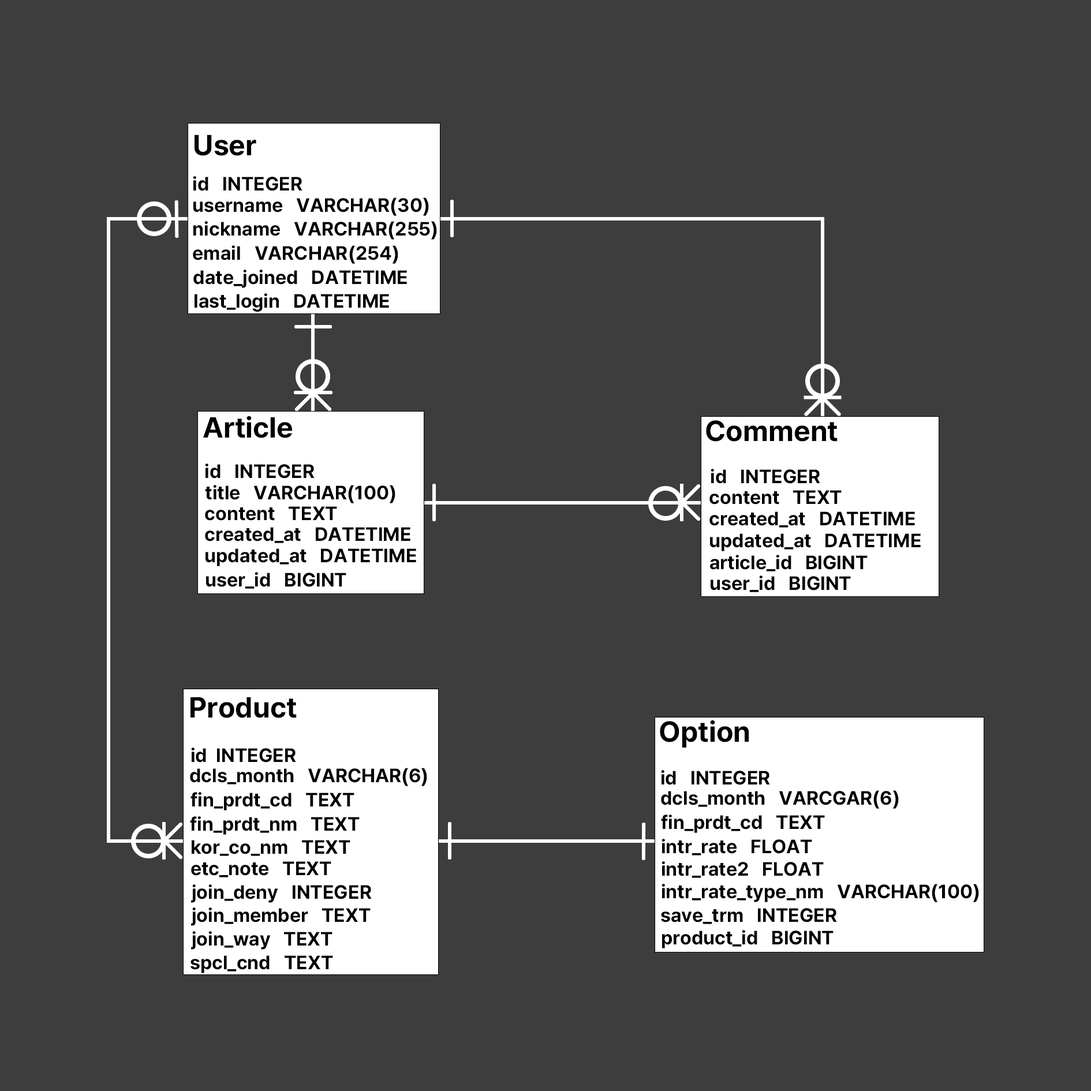
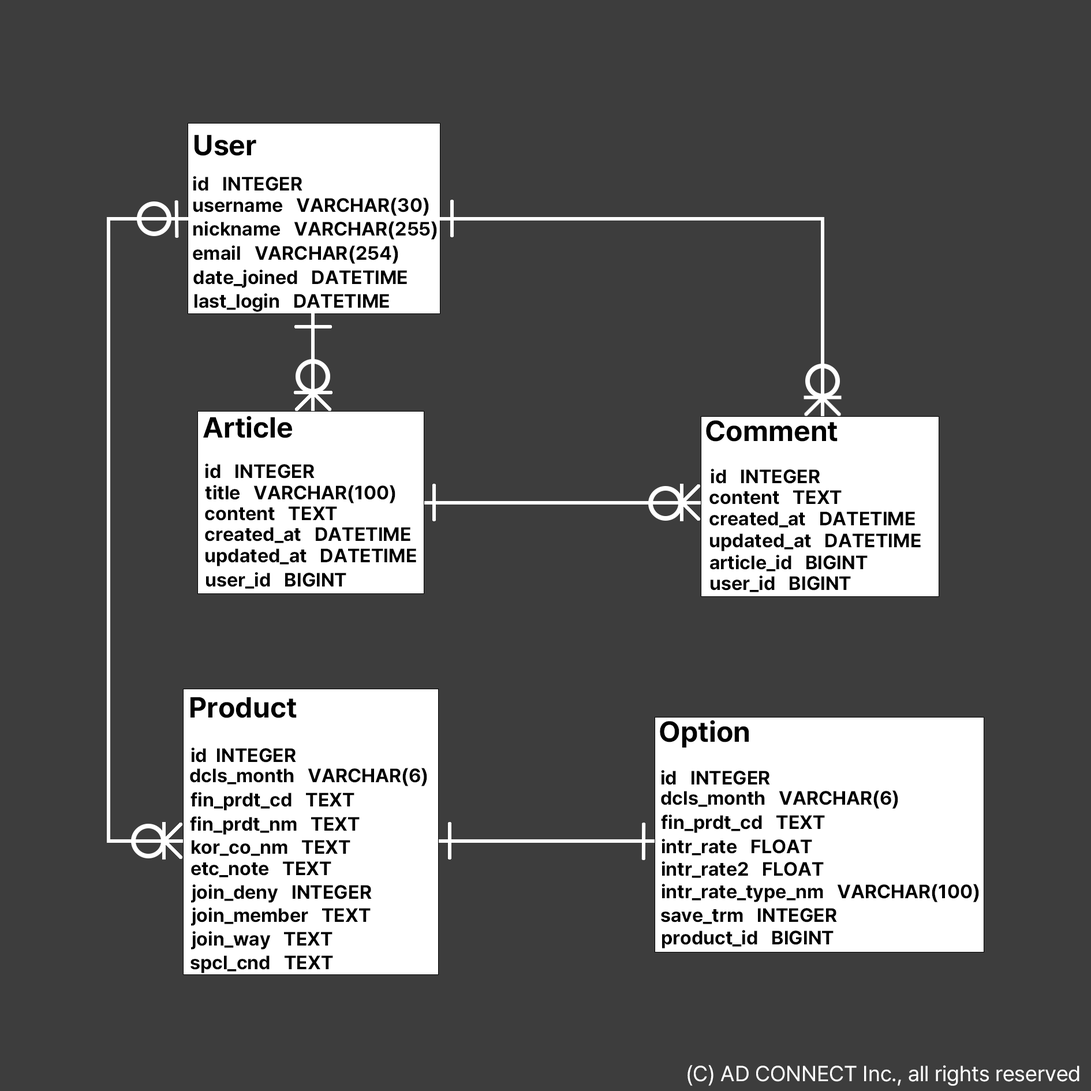
The second 1091x1091 image is a revision of the first. Changes to its layers:
added layer "(C) AD CONNECT Inc., all rights reserved" above "Article" over [687, 1065, 1080, 1087]
renamed "dcls_month VARCGAR(6)" to "dcls_month VARCHAR(6)", painted on it over [833, 790, 900, 810]
moved "User" (1st of 2) above "배경" over [187, 217, 441, 315]
